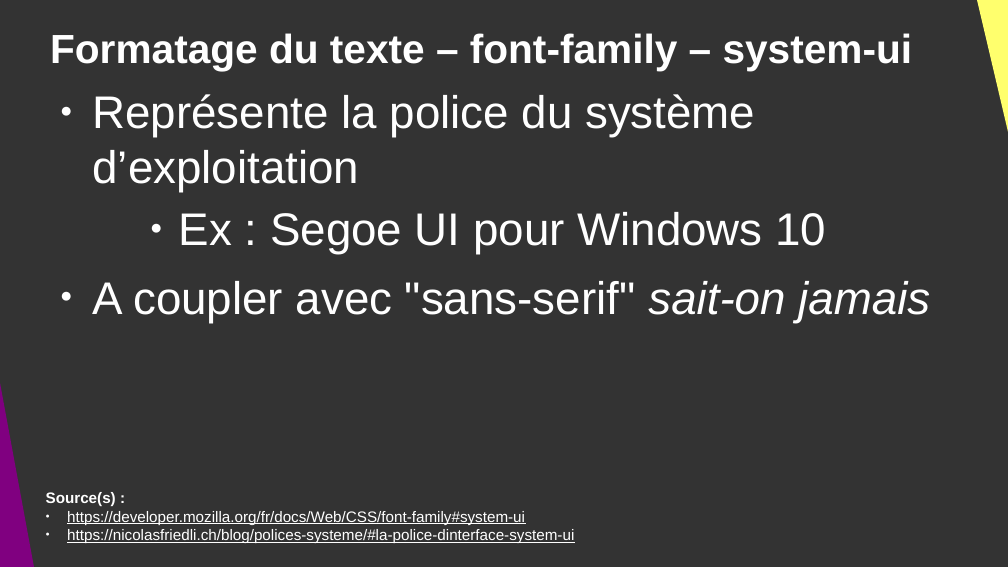
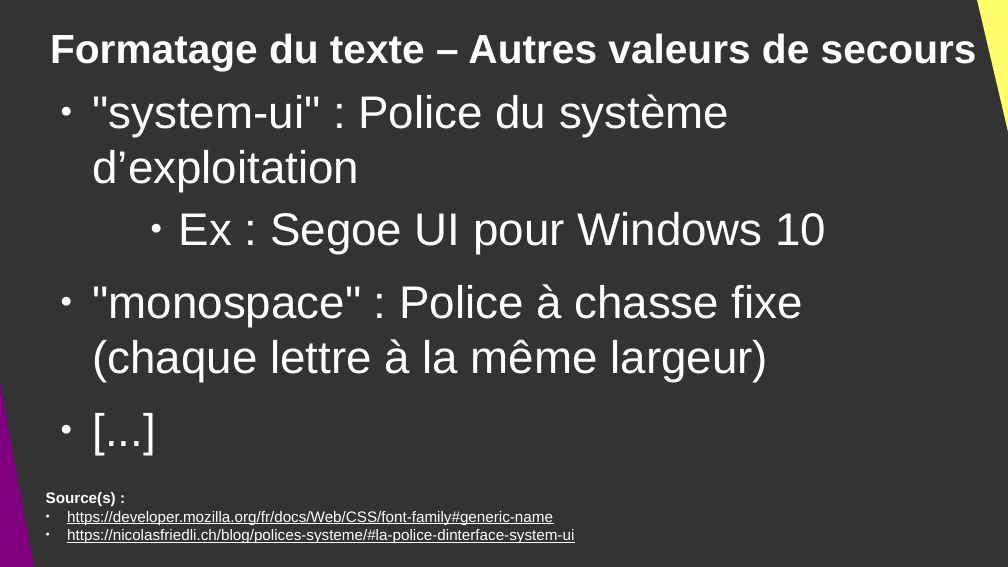
Before and after one commit to DanYellow/cours, a slide deck: slide 14 of integration-web-s1/travaux-pratiques/numero-4/presentation.odp (slide 17 before the commit). Drawn at 1008x567 pixels with LibreOffice and Linux fonts; fonts in the diff are those of the drawing. Boxes give left, top, right and bottom in pixels: in the first picture for what was removed or moved away, otherwise in the second. Text is boxed around its words. In the diff, an @@ line names an element or a change of style, - is before the commit and + after.

```diff
--- a/integration-web-s1/travaux-pratiques/numero-4/presentation.odp
+++ b/integration-web-s1/travaux-pratiques/numero-4/presentation.odp
@@ title at (50, 33, 977, 70): text changed @@
-Formatage du texte – font-family – system-ui
+Formatage du texte – Autres valeurs de secours
@@ text at (93, 94, 729, 192): text changed @@
-● Représente la police du système d’exploitation
+● "system-ui" : Police du système d’exploitation
@@ text at (93, 284, 803, 382): text changed @@
-● A coupler avec "sans-serif" sait-on jamais
+● "monospace" : Police à chasse fixe (chaque lettre à la même largeur)
+● [...]
@@ text at (67, 511, 553, 525): text changed @@
-● https://developer.mozilla.org/fr/docs/Web/CSS/font-family#system-ui
+● https://developer.mozilla.org/fr/docs/Web/CSS/font-family#generic-name
```
Also in this commit, not shown: 5 other slides changed, 1 slide removed, 1 other file.
